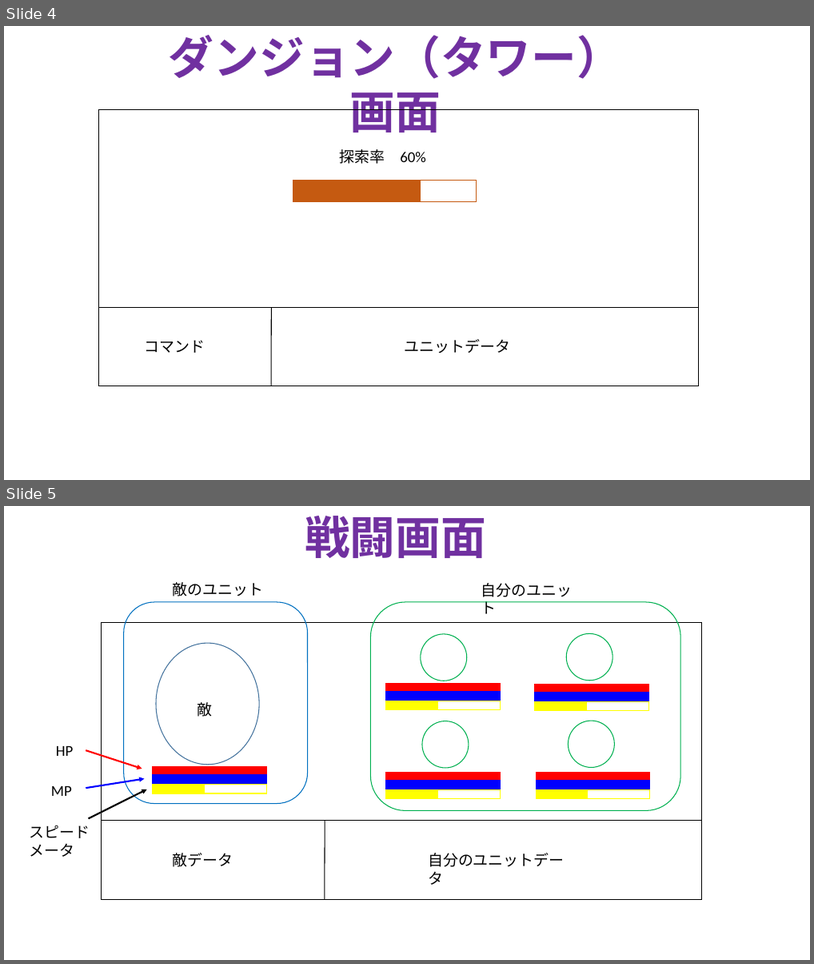
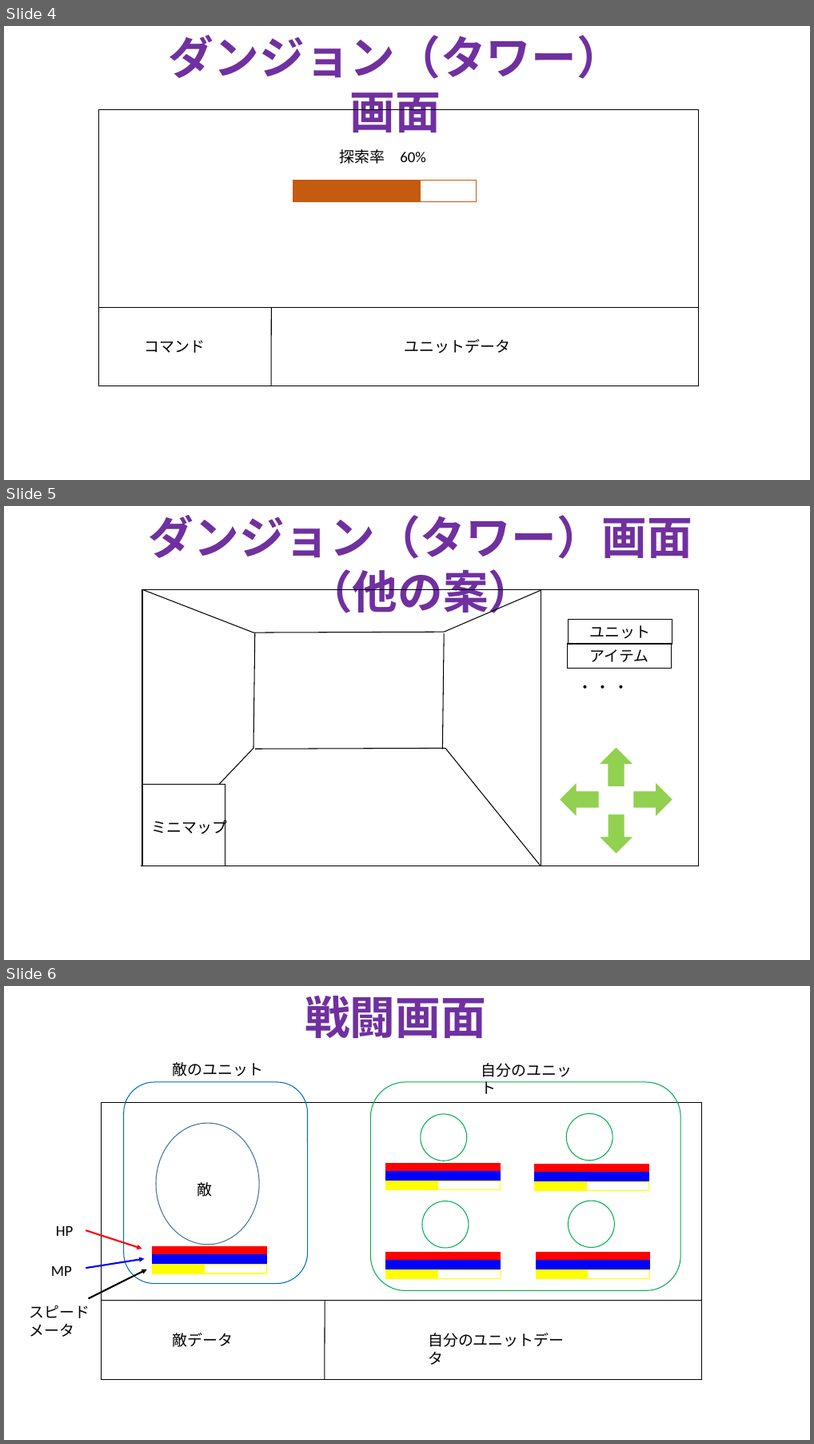
Before and after one commit to TakanoriOnuma/WebApplication, a slide deck: design/ゲーム画面設計.pptx. Shown one above the other, each under a label of ours: slides 4 and 5 before the commit, slides 4, 5 and 6 after it. The pictures are 814x964 and 814x1444 pixels, drawn with LibreOffice and Linux fonts; fonts in the diff are those of the drawing. Boxes give left, top, right and bottom in pixels: in the first picture for what was removed or moved away, otherwise in the second. Text is boxed around its words. In the diff, an @@ line names an element or a change of style, - is before the commit and + after.

Commit message:
ダンジョン（タワー）の他の案を作成
メイプルタワーまんまのゲームシステムだったため、それとは違うゲームシステムの提案。
しかしこっちの方がコストが大きくて実装できるかはかなり不安。

```diff
--- a/design/ゲーム画面設計.pptx
+++ b/design/ゲーム画面設計.pptx
@@ slide 5 added at [4, 506, 810, 960], background #FFFFFF @@
@@ text added at [149, 515, 693, 620], 54 pt, text #7030A0, bold @@
+ダンジョン（タワー）画面（他の案）
@@ line added from (142, 589) to (254, 632), #000000 1 pt @@
@@ rectangle added at [142, 589, 699, 866], outline #000000 1 pt @@
@@ line added from (445, 632) to (542, 590), #000000 1 pt @@
@@ line added from (542, 589) to (542, 866), #000000 1 pt @@
@@ rectangle added at [569, 620, 673, 644], outline #000000 0.75 pt, 18 pt, text #000000 @@
+ユニット
@@ line added from (254, 632) to (445, 632), #000000 1 pt @@
@@ line added from (254, 748) to (255, 632), #000000 1 pt @@
@@ line added from (442, 749) to (445, 634), #000000 1 pt @@
@@ rectangle added at [568, 644, 672, 668], outline #000000 0.75 pt, 18 pt, text #000000 @@
+アイテム
@@ text added at [578, 685, 629, 688], 18 pt, text #000000 @@
+・・・
@@ line added from (254, 748) to (141, 866), #000000 1 pt @@
@@ line added from (255, 748) to (446, 748), #000000 1 pt @@
@@ line added from (446, 748) to (541, 866), #000000 1 pt @@
@@ up arrow added at [601, 748, 632, 785], fill #92D050, outline #92D050 1 pt @@
@@ rectangle added at [142, 784, 226, 866], fill #FFFFFF, outline #000000 1 pt @@
@@ up arrow added at [561, 784, 598, 815], fill #92D050, outline #92D050 1 pt @@
@@ up arrow added at [634, 784, 672, 815], fill #92D050, outline #92D050 1 pt @@
@@ text added at [152, 816, 227, 836], 18 pt, text #000000 @@
+ミニマップ
@@ up arrow added at [601, 815, 632, 852], fill #92D050, outline #92D050 1 pt @@
@@ what was slide 5 is now slide 6 @@
```
